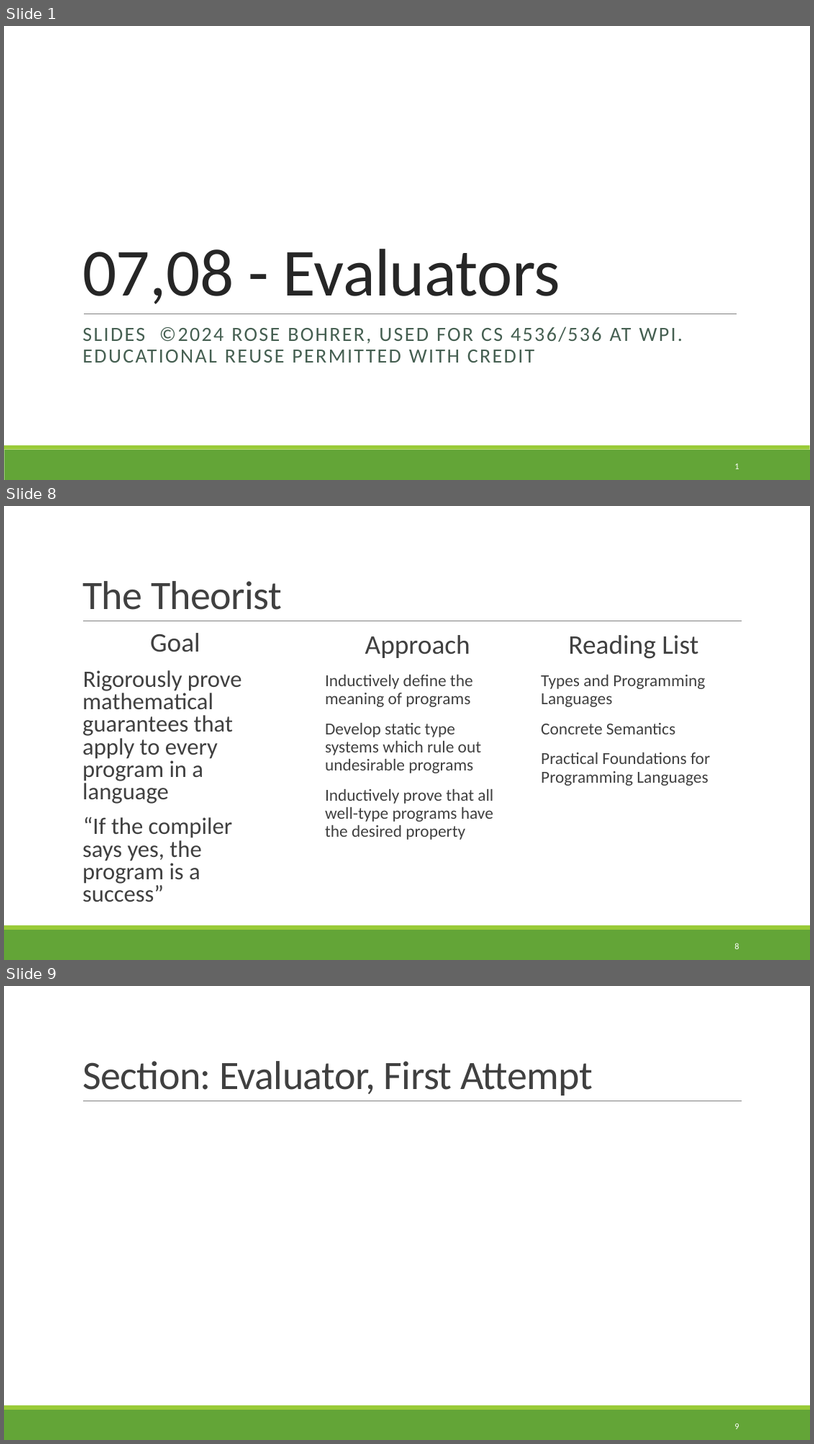
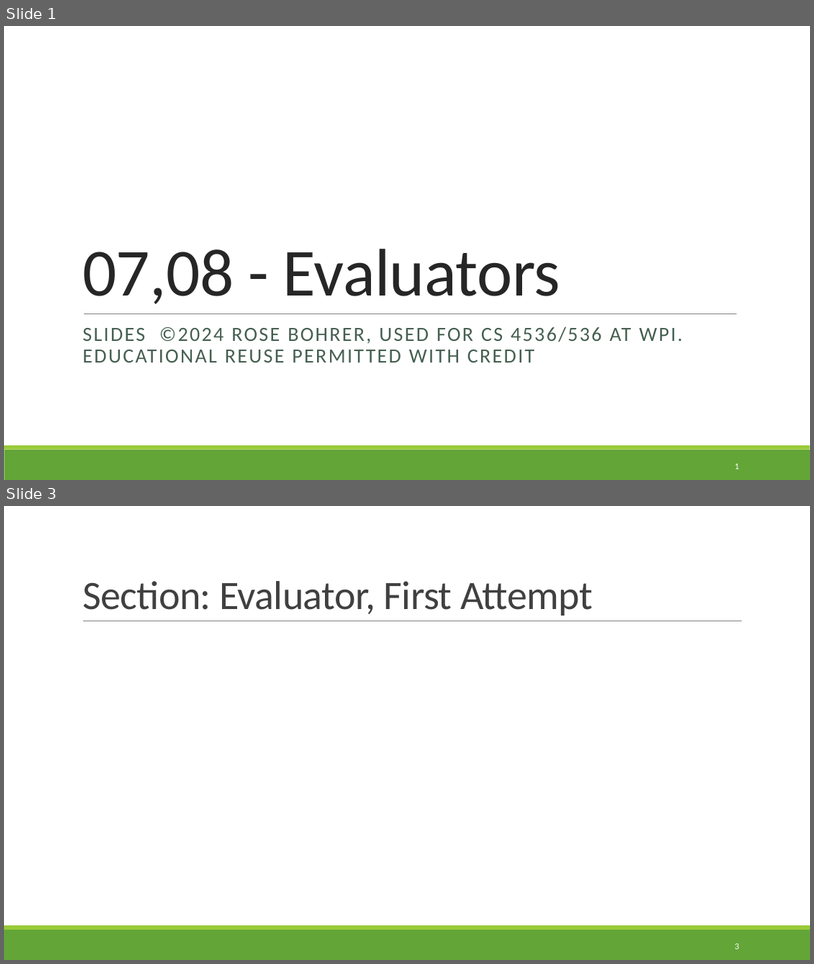
Before and after one commit to rbohrer/pl-course, a slide deck: LectureSlides/0708Evaluators.pptx. Shown one above the other, each under a label of ours: slides 1, 8 and 9 before the commit, slides 1 and 3 after it; the slides between them are not shown. The pictures are 814x1444 and 814x964 pixels, drawn with LibreOffice and Linux fonts; fonts in the diff are those of the drawing. Boxes give left, top, right and bottom in pixels: in the first picture for what was removed or moved away, otherwise in the second. Text is boxed around its words. In the diff, an @@ line names an element or a change of style, - is before the commit and + after.

```diff
--- a/LectureSlides/0708Evaluators.pptx
+++ b/LectureSlides/0708Evaluators.pptx
@@ slide 8 removed at (x1=4, y1=506, x2=810, y2=960), background #FFFFFF; not listed: 3 template elements that a slide beside it also shows @@
@@ title removed at (x1=82, y1=581, x2=282, y2=610) @@
-The Theorist
@@ text removed at (x1=82, y1=633, x2=242, y2=902) @@
-  Goal
-  Rigorously prove mathematical guarantees that apply to every program in a language
-  “If the compiler says yes, the program is a success”
@@ text removed at (x1=325, y1=635, x2=494, y2=839) @@
-  Approach
-  Inductively define the meaning of programs
-  Develop static type systems which rule out undesirable programs
-  Inductively prove that all well-type programs have the desired property
@@ text removed at (x1=541, y1=635, x2=710, y2=785) @@
-  Reading List
-  Types and Programming Languages
-  Concrete Semantics
-  Practical Foundations for Programming Languages
@@ page number removed at (x1=735, y1=942, x2=739, y2=949) @@
-8
@@ what was slide 9 is now slide 3 @@
@@ page number at (x1=735, y1=943, x2=739, y2=949): text changed @@
-9
+3
```
Also in this commit, not shown: 3 slides changed, 5 other slides removed.
